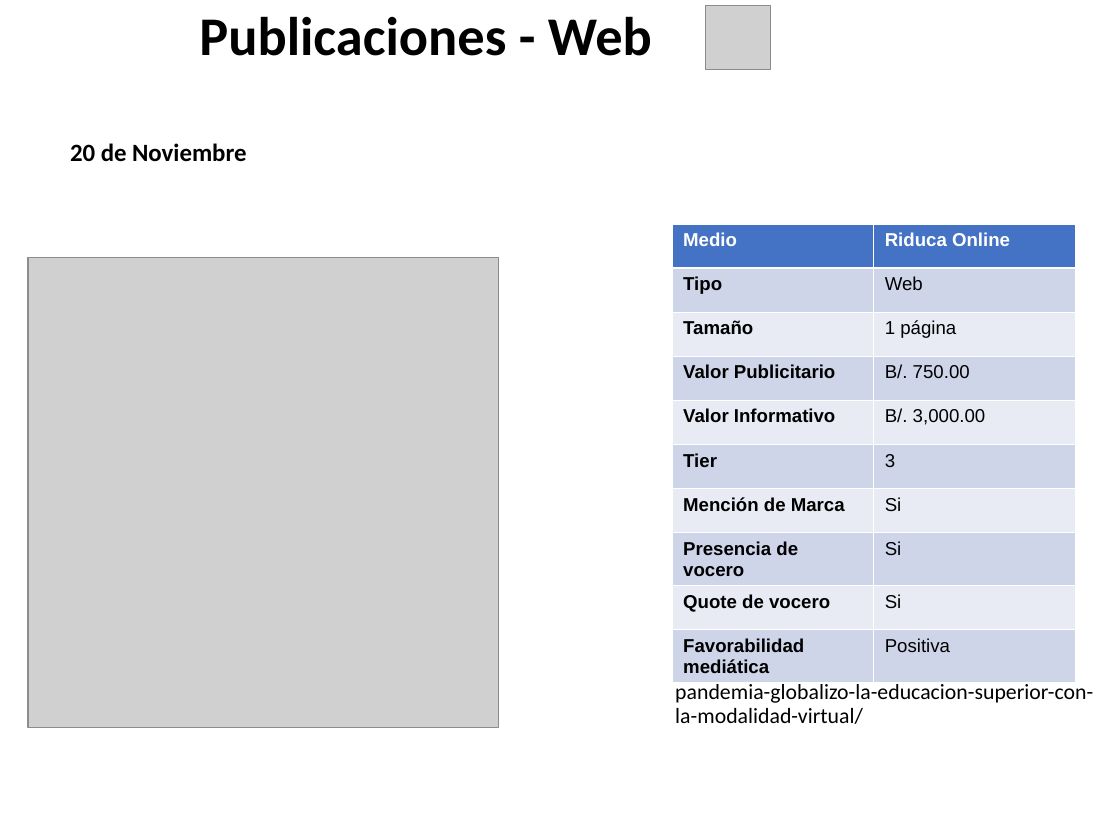
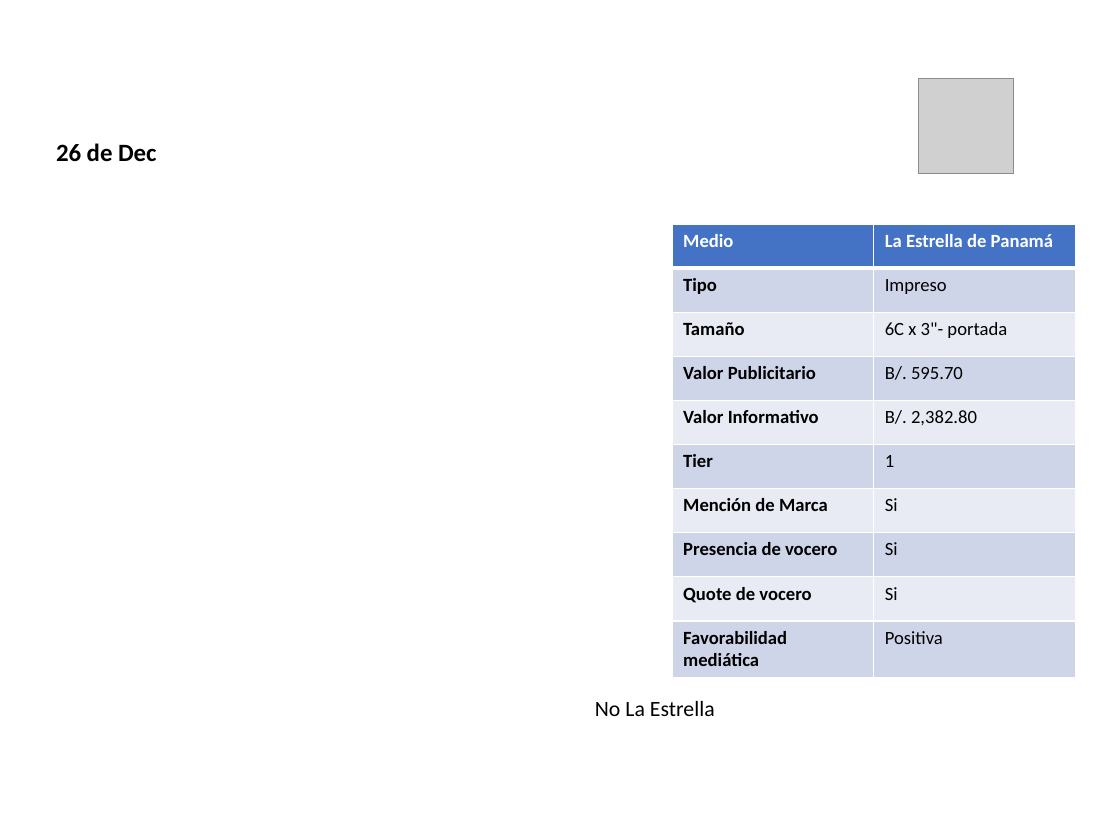
Before and after one commit to dgarci23/Report-Generator, a slide deck: slide 15 of Presentacion Terminada.pptx (slide 2 before the commit). Drawn at 1120x840 pixels with LibreOffice and Linux fonts; fonts in the diff are those of the drawing; grey boxes stand for pictures; background and template pictures are left out. Boxes give left, top, right and bottom in pixels: in the first picture for what was removed or moved away, otherwise in the second. Text is boxed around its words. In the diff, an @@ line names an element or a change of style, - is before the commit and + after.

```diff
--- a/Presentacion Terminada.pptx
+++ b/Presentacion Terminada.pptx
@@ title at [199,16,652,56]: text changed; text colour #000000 to #FFFFFF @@
-Publicaciones - Web
+Publicaciones - Impreso
@@ picture removed at [706,6,771,69] @@
@@ picture added at [918,78,1014,174] @@
@@ text at [56,143,157,162]: text changed @@
-20 de Noviembre
+26 de Dec
@@ table at [672,224,1075,670] @@
-row 1, column 2: Riduca Online
+row 1, column 2: La Estrella de Panamá
-row 2, column 2: Web
+row 2, column 2: Impreso
@@ row 3, column 2: "1 página" to "6C x 3"- portada" @@
-row 4, column 2: B/. 750.00
+row 4, column 2: B/. 595.70
-row 5, column 2: B/. 3,000.00
+row 5, column 2: B/. 2,382.80
-row 6, column 2: 3
+row 6, column 2: 1
@@ font Arial to Calibri in "Medio", "Tipo", "Tamaño", "Valor Publicitario" and 10 more places @@
@@ picture removed at [28,258,498,728] @@
@@ text removed at [675,657,1093,724] @@
-https://riducaonline.com/2020/11/20/la-pandemia-globalizo-la-educacion-superior-con-la-modalidad-virtual/
@@ text added at [595,701,715,716], 14 pt, text #000000 @@
+No La Estrella
```
Also in this commit, not shown: 22 other slides changed, 3 slides removed, 4 other files.
